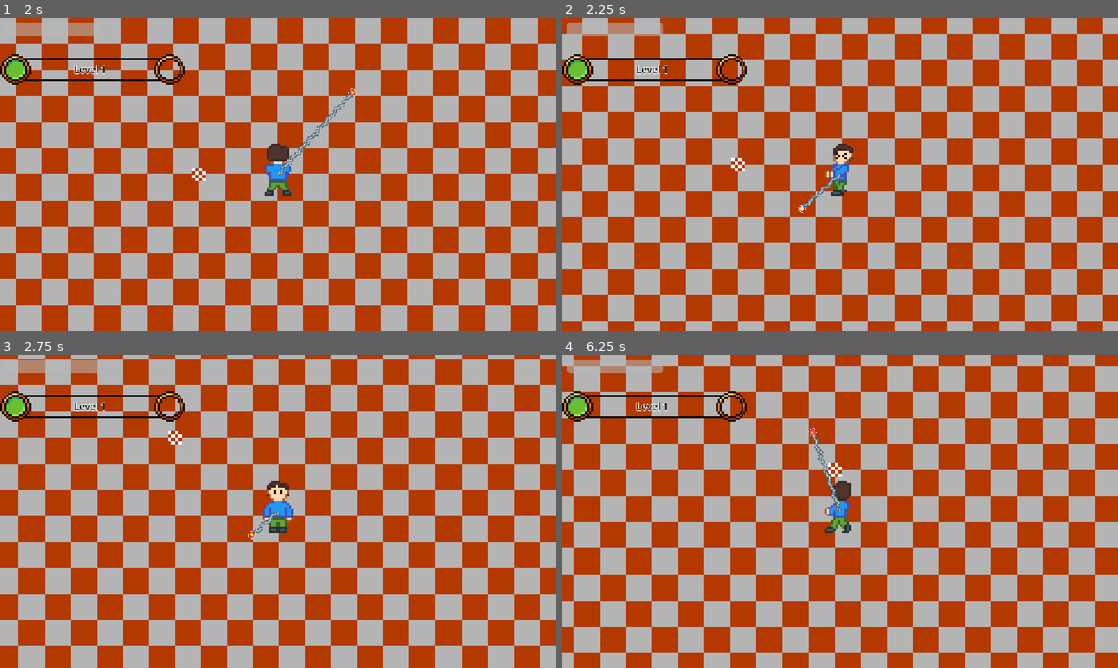
Above: before the commit, frames 1-4 (two rows, left to right).
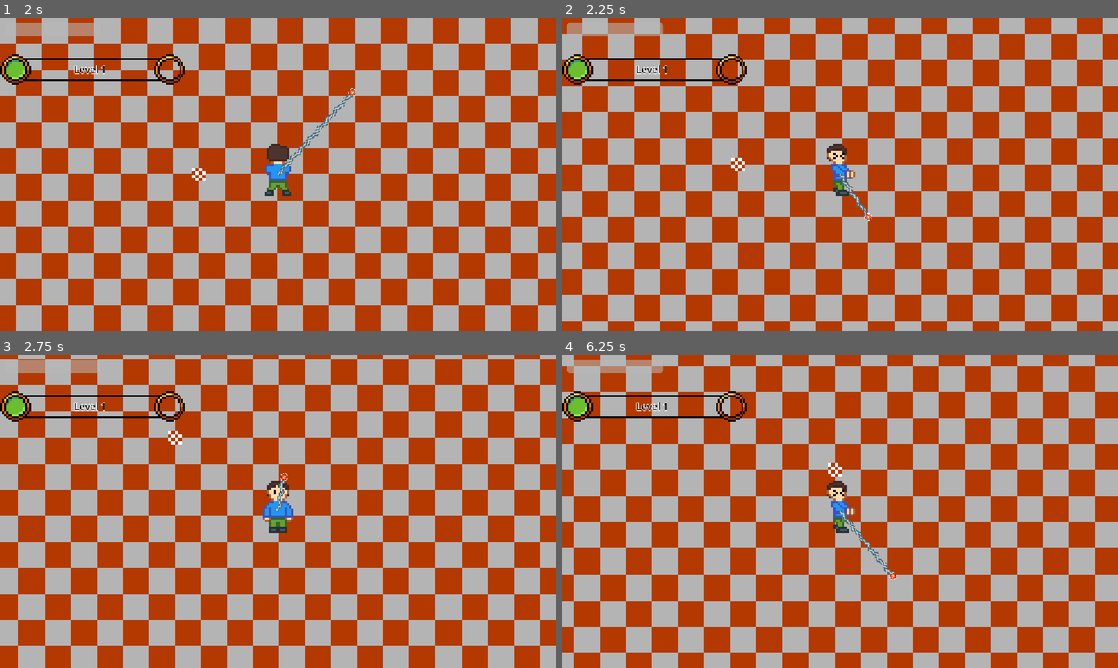
Above: after the commit, the same moments.

Repository: butteredsaltedtoast/super-miku-ball
Game: Godot game, scene res://levels/start_menu.tscn
Same seed, same stepped clock (60 frames per second), same inputs: the game is played once before the commit and once after it. Sound files missing from this copy of the repository are replaced by a short silence.
Inputs (mouse positions are in pixels of both pictures, inside the frame that each line leads up to):
- Up to frame 1 (2 s): click (172, 259) at 0.5 s; hold Right (arrow_right) from 1.28 s (still down); hold Space (extend) from 1.28 s (still down)
- Up to frame 2 (2.25 s): release Right (arrow_right) at 2.03 s; release Space (extend) at 2.03 s; hold Down (arrow_down) from 2.03 s (still down); tap Z (primary) at 2.1 s
- Up to frame 3 (2.75 s): keep holding Down (arrow_down)
- Up to frame 4 (6.25 s): release Down (arrow_down) at 2.78 s; hold Right (arrow_right) 2.78-3.53 s; tap one key every 0.75 s from 2.85 s: X (secondary) Space (extend) Z (primary) X (secondary); hold Up (arrow_up) 3.53-4.28 s; hold Left (arrow_left) 4.28-5.78 s; hold Down (arrow_down) from 5.78 s (still down); hold Space (extend) from 5.78 s (still down)

Frame 1 is identical in both runs. In frame 2, 0.6% of the frame differs, in the area x 42-56%, y 40-65%; in frame 3, 0.2%; in frame 4, 0.8%, in the area x 44-61%, y 23-72%.

Commit message:
remove cheated in actives lol

Diff:
--- a/player/player.gd
+++ b/player/player.gd
@@ -34,7 +34,6 @@
 	GameState.xp_to_level = 3
 	GameState.run_time = 0
 	GameState.actives = []
-	GameState.actives = ["parry", "walkthedog"]
 	for k in GameState.upgrades:
 		GameState.upgrades[k] = 0
 	anim_sprite.play("default")
